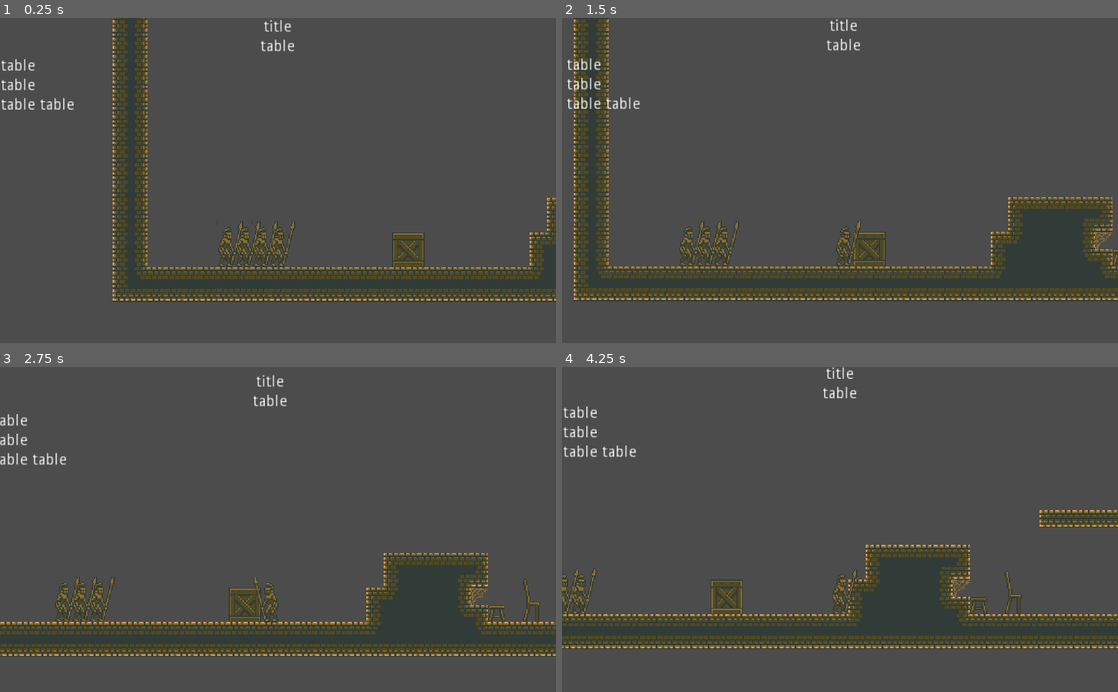
Above: before the commit, frames 1-4 (two rows, left to right).
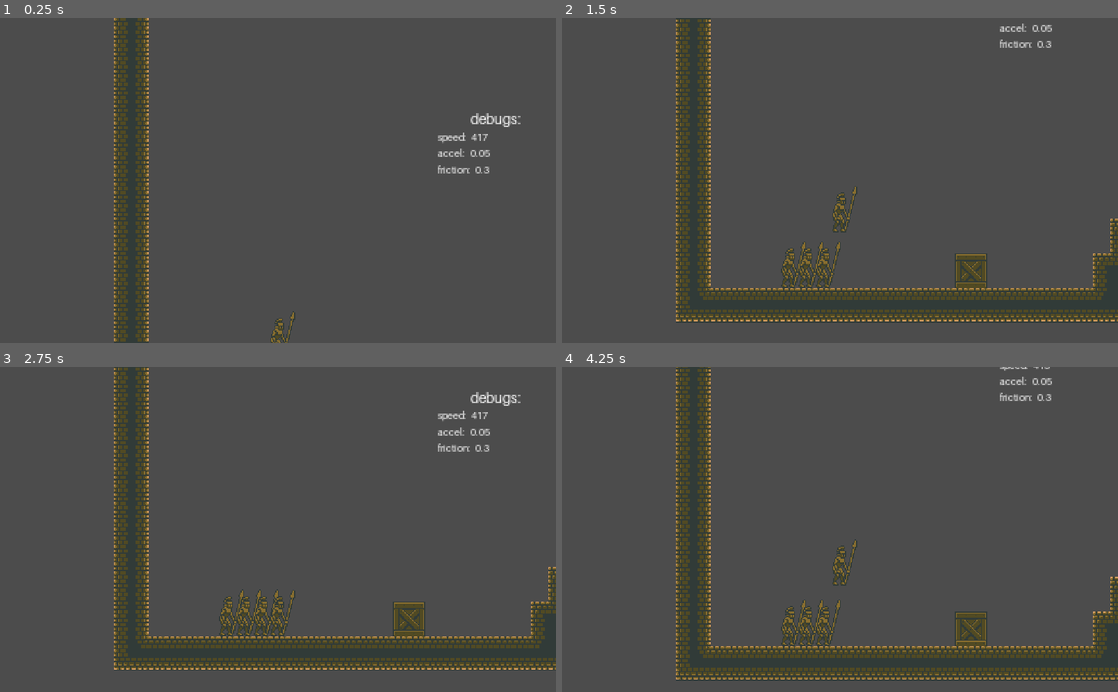
Above: after the commit, the same moments.

Repository: dosuserx/sorry-kingdom
Game: Godot game, scene res://main.tscn
The game is run twice, just before and just after one commit, with the same random seed, the same clock (stepped at 60 frames per second) and the same inputs.
Inputs:
- Up to frame 1 (0.25 s): no input
- Up to frame 2 (1.5 s): tap Enter (ui_accept) at 0.5, 0.6 s; hold Right (ui_right) from 0.53 s (still down); tap J (jumpBtn, bound only after the commit) at 0.77, 0.8, 1.07, 1.35 s
- Up to frame 3 (2.75 s): tap J (jumpBtn, bound only after the commit) at 1.52, 1.82, 2.3 s; tap Enter (ui_accept) at 1.55, 2.1 s; release Right (ui_right) at 2.03 s; hold Left (ui_left) from 2.03 s (still down)
- Up to frame 4 (4.25 s): release Left (ui_left) at 2.78 s; hold Right (ui_right) from 2.78 s (still down); tap Enter (ui_accept) at 2.85 s; tap J (jumpBtn, bound only after the commit) at 3.02, 3.32, 3.6, 3.77, 4.07 s; tap G (debugSpeedDn, bound only after the commit) at 4.15 s

The runs differ from the first frame. In frame 1, 15% of the frame differs, in the area x 0-100%, y 0-100%; in frame 2, 30%; in frame 3, 24%; in frame 4, 30%, in the area x 0-100%, y 0-97%.

Commit message:
2/16 added font, speed debug keys, uiPanels

Diff:
--- /dev/null
+++ b/assets/Aileron.tres
@@ -0,0 +1,7 @@
+[gd_resource type="DynamicFont" load_steps=2 format=2]
+
+[ext_resource path="res://assets/Aileron-Regular.otf" type="DynamicFontData" id=1]
+
+[resource]
+size = 10
+font_data = ExtResource( 1 )
--- /dev/null
+++ b/main.gd
@@ -0,0 +1,34 @@
+extends Node2D
+
+#get sprite settings for transport
+onready var sryKnight = get_node("player/armor")
+
+#get ui labels
+onready var spdOut = get_node("player/armor/Camera2D/uiBox/tVB/dVB/spdHB/spdPanel")
+onready var accOut = get_node("player/armor/Camera2D/uiBox/tVB/dVB/accHB/accPanel")
+onready var frcOut = get_node("player/armor/Camera2D/uiBox/tVB/dVB/frcHB/frcPanel")
+
+#var list (non object)
+onready var spd = $player/armor.speed
+onready var grv = $player/armor.gravity
+onready var frc = $player/armor.friction
+onready var acc = $player/armor.acceleration
+onready var jmp = $player/armor.jump_speed
+
+func _ready():
+	pass
+
+func updateUi():
+	spd = sryKnight.speed
+	grv = sryKnight.gravity
+	frc = sryKnight.friction
+	acc = sryKnight.acceleration
+	jmp = sryKnight.jump_speed
+
+	spdOut.set_text(String(sryKnight.speed))
+	accOut.set_text(String(sryKnight.acceleration))
+	frcOut.set_text(String(sryKnight.friction))
+
+func _physics_process(delta):
+	updateUi()
+	print(spd)
--- a/main.tscn
+++ b/main.tscn
@@ -1,13 +1,21 @@
-[gd_scene load_steps=5 format=2]
+[gd_scene load_steps=9 format=2]
 
 [ext_resource path="res://tiles/bbricks.tres" type="TileSet" id=1]
 [ext_resource path="res://assets/bricks.brown.png" type="Texture" id=2]
 [ext_resource path="res://scripts/armor.gd" type="Script" id=3]
+[ext_resource path="res://assets/Aileron.tres" type="DynamicFont" id=4]
+[ext_resource path="res://assets/Aileron-Regular.otf" type="DynamicFontData" id=5]
+[ext_resource path="res://main.gd" type="Script" id=6]
 
 [sub_resource type="RectangleShape2D" id=1]
 extents = Vector2( 7.46694, 18.1565 )
 
+[sub_resource type="DynamicFont" id=2]
+size = 14
+font_data = ExtResource( 5 )
+
 [node name="main" type="Node2D"]
+script = ExtResource( 6 )
 
 [node name="enviro" type="Node" parent="."]
 
@@ -23,7 +31,7 @@
 [node name="player" type="Node" parent="."]
 
 [node name="armor" type="KinematicBody2D" parent="player"]
-position = Vector2( 200, 504 )
+position = Vector2( 199.302, 302.18 )
 script = ExtResource( 3 )
 __meta__ = {
 "_edit_group_": true
@@ -46,96 +54,96 @@
 position = Vector2( 0, -60 )
 current = true
 zoom = Vector2( 0.5, 0.5 )
+limit_smoothed = true
+drag_margin_h_enabled = true
 smoothing_enabled = true
+drag_margin_left = 0.1
+drag_margin_right = 0.1
 
-[node name="MarginContainer" type="MarginContainer" parent="player/armor/Camera2D"]
-margin_left = -255.0
+[node name="uiBox" type="MarginContainer" parent="player/armor/Camera2D"]
+margin_left = 147.0
 margin_top = -150.0
 margin_right = 255.0
-margin_bottom = 150.0
+margin_bottom = -39.0
 __meta__ = {
 "_edit_use_anchors_": false
 }
 
-[node name="VBoxContainer" type="VBoxContainer" parent="player/armor/Camera2D/MarginContainer"]
-margin_right = 510.0
-margin_bottom = 300.0
+[node name="tVB" type="VBoxContainer" parent="player/armor/Camera2D/uiBox"]
+margin_right = 108.0
+margin_bottom = 111.0
 
-[node name="CenterContainer" type="CenterContainer" parent="player/armor/Camera2D/MarginContainer/VBoxContainer"]
-margin_right = 510.0
-margin_bottom = 14.0
+[node name="titleCC" type="CenterContainer" parent="player/armor/Camera2D/uiBox/tVB"]
+margin_right = 108.0
+margin_bottom = 18.0
 
-[node name="HBoxContainer2" type="HBoxContainer" parent="player/armor/Camera2D/MarginContainer/VBoxContainer/CenterContainer"]
-margin_left = 242.0
-margin_right = 268.0
-margin_bottom = 14.0
+[node name="titleLabel" type="Label" parent="player/armor/Camera2D/uiBox/tVB/titleCC"]
+margin_left = 28.0
+margin_right = 80.0
+margin_bottom = 18.0
+custom_fonts/font = SubResource( 2 )
+text = "debugs:"
+
+[node name="dVB" type="VBoxContainer" parent="player/armor/Camera2D/uiBox/tVB"]
+margin_top = 22.0
+margin_right = 108.0
+margin_bottom = 69.0
+
+[node name="spdHB" type="HBoxContainer" parent="player/armor/Camera2D/uiBox/tVB/dVB"]
+margin_right = 108.0
+margin_bottom = 13.0
 __meta__ = {
 "_edit_use_anchors_": false
 }
 
-[node name="title" type="Label" parent="player/armor/Camera2D/MarginContainer/VBoxContainer/CenterContainer/HBoxContainer2"]
-margin_right = 26.0
-margin_bottom = 14.0
-text = "title"
+[node name="spdLabel" type="Label" parent="player/armor/Camera2D/uiBox/tVB/dVB/spdHB"]
+margin_right = 29.0
+margin_bottom = 13.0
+custom_fonts/font = ExtResource( 4 )
+text = "speed:"
 
-[node name="VBoxContainer2" type="VBoxContainer" parent="player/armor/Camera2D/MarginContainer/VBoxContainer"]
-margin_top = 18.0
-margin_right = 510.0
-margin_bottom = 86.0
+[node name="spdPanel" type="Label" parent="player/armor/Camera2D/uiBox/tVB/dVB/spdHB"]
+margin_left = 33.0
+margin_right = 39.0
+margin_bottom = 13.0
+custom_fonts/font = ExtResource( 4 )
+text = "0"
 
-[node name="CenterContainer" type="CenterContainer" parent="player/armor/Camera2D/MarginContainer/VBoxContainer/VBoxContainer2"]
-margin_right = 510.0
-margin_bottom = 14.0
+[node name="accHB" type="HBoxContainer" parent="player/armor/Camera2D/uiBox/tVB/dVB"]
+margin_top = 17.0
+margin_right = 108.0
+margin_bottom = 30.0
 
-[node name="title" type="Label" parent="player/armor/Camera2D/MarginContainer/VBoxContainer/VBoxContainer2/CenterContainer"]
-margin_left = 239.0
-margin_right = 271.0
-margin_bottom = 14.0
-text = "table"
+[node name="accLabel" type="Label" parent="player/armor/Camera2D/uiBox/tVB/dVB/accHB"]
+margin_right = 24.0
+margin_bottom = 13.0
+custom_fonts/font = ExtResource( 4 )
+text = "accel:"
 
-[node name="title2" type="Label" parent="player/armor/Camera2D/MarginContainer/VBoxContainer/VBoxContainer2"]
-margin_top = 18.0
-margin_right = 510.0
-margin_bottom = 32.0
-text = "table"
+[node name="accPanel" type="Label" parent="player/armor/Camera2D/uiBox/tVB/dVB/accHB"]
+margin_left = 28.0
+margin_right = 34.0
+margin_bottom = 13.0
+custom_fonts/font = ExtResource( 4 )
+text = "0"
 
-[node name="title3" type="Label" parent="player/armor/Camera2D/MarginContainer/VBoxContainer/VBoxContainer2"]
-margin_top = 36.0
-margin_right = 510.0
-margin_bottom = 50.0
-text = "table"
+[node name="frcHB" type="HBoxContainer" parent="player/armor/Camera2D/uiBox/tVB/dVB"]
+margin_top = 34.0
+margin_right = 108.0
+margin_bottom = 47.0
 
-[node name="HBoxContainer2" type="HBoxContainer" parent="player/armor/Camera2D/MarginContainer/VBoxContainer/VBoxContainer2"]
-margin_top = 54.0
-margin_right = 510.0
-margin_bottom = 68.0
+[node name="frcLabel" type="Label" parent="player/armor/Camera2D/uiBox/tVB/dVB/frcHB"]
+margin_right = 32.0
+margin_bottom = 13.0
+custom_fonts/font = ExtResource( 4 )
+text = "friction:"
 
-[node name="title4" type="Label" parent="player/armor/Camera2D/MarginContainer/VBoxContainer/VBoxContainer2/HBoxContainer2"]
-margin_right = 32.0
-margin_bottom = 14.0
-text = "table"
-
-[node name="title5" type="Label" parent="player/armor/Camera2D/MarginContainer/VBoxContainer/VBoxContainer2/HBoxContainer2"]
+[node name="frcPanel" type="Label" parent="player/armor/Camera2D/uiBox/tVB/dVB/frcHB"]
 margin_left = 36.0
-margin_right = 68.0
-margin_bottom = 14.0
-text = "table"
-
-[node name="HBoxContainer" type="HBoxContainer" parent="player/armor/Camera2D/MarginContainer/VBoxContainer/VBoxContainer2"]
-visible = false
-margin_right = 510.0
-margin_bottom = 14.0
-
-[node name="title2" type="Label" parent="player/armor/Camera2D/MarginContainer/VBoxContainer/VBoxContainer2/HBoxContainer"]
-margin_right = 32.0
-margin_bottom = 14.0
-text = "table"
-
-[node name="title3" type="Label" parent="player/armor/Camera2D/MarginContainer/VBoxContainer/VBoxContainer2/HBoxContainer"]
-margin_left = 36.0
-margin_right = 68.0
-margin_bottom = 14.0
-text = "table"
+margin_right = 42.0
+margin_bottom = 13.0
+custom_fonts/font = ExtResource( 4 )
+text = "0"
 
 [node name="items" type="Node" parent="."]
 
--- /dev/null
+++ b/new_script.gd
@@ -0,0 +1,26 @@
+extends Node2D
+
+#get sprite settings for transport
+
+
+onready var sryKnight = get_node("player/armor")
+
+
+
+#get ui labels
+onready var spdOut = get_node("player/armor/Camera2D/uiBox/titleVB/debugsVB/spdHB/spdPanel")
+onready var accOut = get_node("player/armor/Camera2D/uiBox/titleVB/debugsVB/spdHB/accPanel")
+onready var frcOut = get_node("player/armor/Camera2D/uiBox/titleVB/debugsVB/spdHB/frcPanel")
+
+func updateUI():
+	var spd = sryKnight.speed
+	spdOut.set_text()
+	pass
+
+func _physics_process(delta):
+	var jmp = sryKnight.jump_speed
+	var grv = sryKnight.gravity
+	var frc = sryKnight.friction
+	var acc = sryKnight.acceleration
+
+	updateUI()
--- a/project.godot
+++ b/project.godot
@@ -40,6 +40,54 @@
 , Object(InputEventKey,"resource_local_to_scene":false,"resource_name":"","device":0,"alt":false,"shift":false,"control":false,"meta":false,"command":false,"pressed":false,"scancode":68,"unicode":0,"echo":false,"script":null)
  ]
 }
+left={
+"deadzone": 0.5,
+"events": [ Object(InputEventKey,"resource_local_to_scene":false,"resource_name":"","device":0,"alt":false,"shift":false,"control":false,"meta":false,"command":false,"pressed":false,"scancode":65,"unicode":0,"echo":false,"script":null)
+, Object(InputEventJoypadButton,"resource_local_to_scene":false,"resource_name":"","device":0,"button_index":14,"pressure":0.0,"pressed":false,"script":null)
+ ]
+}
+right={
+"deadzone": 0.5,
+"events": [ Object(InputEventKey,"resource_local_to_scene":false,"resource_name":"","device":0,"alt":false,"shift":false,"control":false,"meta":false,"command":false,"pressed":false,"scancode":68,"unicode":0,"echo":false,"script":null)
+, Object(InputEventJoypadButton,"resource_local_to_scene":false,"resource_name":"","device":0,"button_index":15,"pressure":0.0,"pressed":false,"script":null)
+ ]
+}
+up={
+"deadzone": 0.5,
+"events": [ Object(InputEventKey,"resource_local_to_scene":false,"resource_name":"","device":0,"alt":false,"shift":false,"control":false,"meta":false,"command":false,"pressed":false,"scancode":87,"unicode":0,"echo":false,"script":null)
+, Object(InputEventJoypadButton,"resource_local_to_scene":false,"resource_name":"","device":0,"button_index":12,"pressure":0.0,"pressed":false,"script":null)
+ ]
+}
+down={
+"deadzone": 0.5,
+"events": [ Object(InputEventKey,"resource_local_to_scene":false,"resource_name":"","device":0,"alt":false,"shift":false,"control":false,"meta":false,"command":false,"pressed":false,"scancode":83,"unicode":0,"echo":false,"script":null)
+, Object(InputEventJoypadButton,"resource_local_to_scene":false,"resource_name":"","device":0,"button_index":13,"pressure":0.0,"pressed":false,"script":null)
+ ]
+}
+jumpBtn={
+"deadzone": 0.5,
+"events": [ Object(InputEventKey,"resource_local_to_scene":false,"resource_name":"","device":0,"alt":false,"shift":false,"control":false,"meta":false,"command":false,"pressed":false,"scancode":74,"unicode":0,"echo":false,"script":null)
+, Object(InputEventJoypadButton,"resource_local_to_scene":false,"resource_name":"","device":0,"button_index":1,"pressure":0.0,"pressed":false,"script":null)
+, Object(InputEventKey,"resource_local_to_scene":false,"resource_name":"","device":0,"alt":false,"shift":false,"control":false,"meta":false,"command":false,"pressed":false,"scancode":32,"unicode":0,"echo":false,"script":null)
+ ]
+}
+sorryBtn={
+"deadzone": 0.5,
+"events": [ Object(InputEventKey,"resource_local_to_scene":false,"resource_name":"","device":0,"alt":false,"shift":false,"control":false,"meta":false,"command":false,"pressed":false,"scancode":75,"unicode":0,"echo":false,"script":null)
+, Object(InputEventJoypadButton,"resource_local_to_scene":false,"resource_name":"","device":0,"button_index":0,"pressure":0.0,"pressed":false,"script":null)
+, Object(InputEventKey,"resource_local_to_scene":false,"resource_name":"","device":0,"alt":false,"shift":false,"control":false,"meta":false,"command":false,"pressed":false,"scancode":69,"unicode":0,"echo":false,"script":null)
+ ]
+}
+debugSpeedUp={
+"deadzone": 0.5,
+"events": [ Object(InputEventKey,"resource_local_to_scene":false,"resource_name":"","device":0,"alt":false,"shift":false,"control":false,"meta":false,"command":false,"pressed":false,"scancode":84,"unicode":0,"echo":false,"script":null)
+ ]
+}
+debugSpeedDn={
+"deadzone": 0.5,
+"events": [ Object(InputEventKey,"resource_local_to_scene":false,"resource_name":"","device":0,"alt":false,"shift":false,"control":false,"meta":false,"command":false,"pressed":false,"scancode":71,"unicode":0,"echo":false,"script":null)
+ ]
+}
 
 [layer_names]
 
--- a/scripts/armor.gd
+++ b/scripts/armor.gd
@@ -10,22 +10,28 @@
 
 func get_input():
 	var dir = 0
-	if Input.is_action_pressed("ui_right"):
+	if Input.is_action_pressed("right"):
 		dir += 1
-	if Input.is_action_pressed("ui_left"):
+	if Input.is_action_pressed("left"):
 		dir -= 1
 	if dir != 0:
 		velocity.x = lerp(velocity.x, dir * speed, acceleration)
-		print(dir)
+		#print(dir)
 		$CollisionShape2D.scale.x = dir
 	else:
 		velocity.x = lerp(velocity.x, 0, friction)
 
+	if Input.is_action_pressed("debugSpeedUp"):
+		if speed < 500:
+			speed += 1
+	if Input.is_action_pressed("debugSpeedDn"):
+		if speed > 0:
+			speed -= 1
 
 func _physics_process(delta):
 	get_input()
 	velocity.y += gravity * delta
 	velocity = move_and_slide(velocity, Vector2.UP)
-	if Input.is_action_just_pressed("ui_accept"):
+	if Input.is_action_just_pressed("jumpBtn"):
 		if is_on_floor():
 			velocity.y = jump_speed
Binary file added: assets/Aileron-Regular.otf
Not shown, added: debug.log
